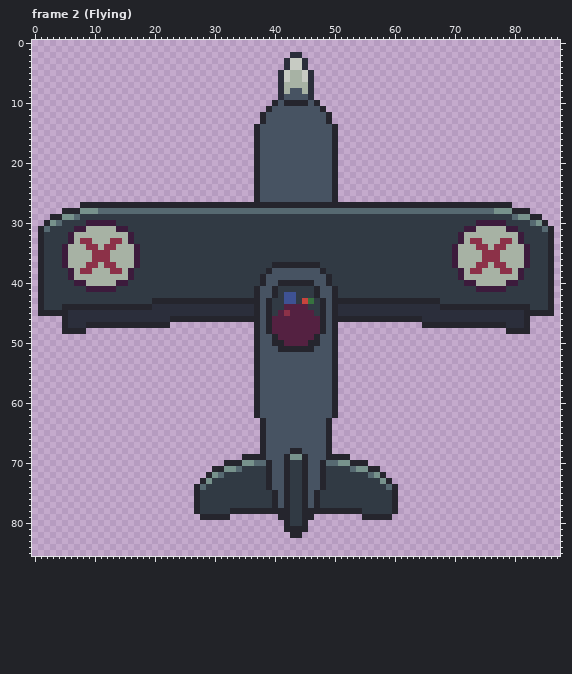
One commit to this pixel-art file: _asset_builder/EnemyPlane.aseprite. Above is the file before it was changed.
88x86 pixels, 15 frames. Shown: frame 2 (Flying). The commit also changed other frames, which this record leaves out.
The same view after the edit:
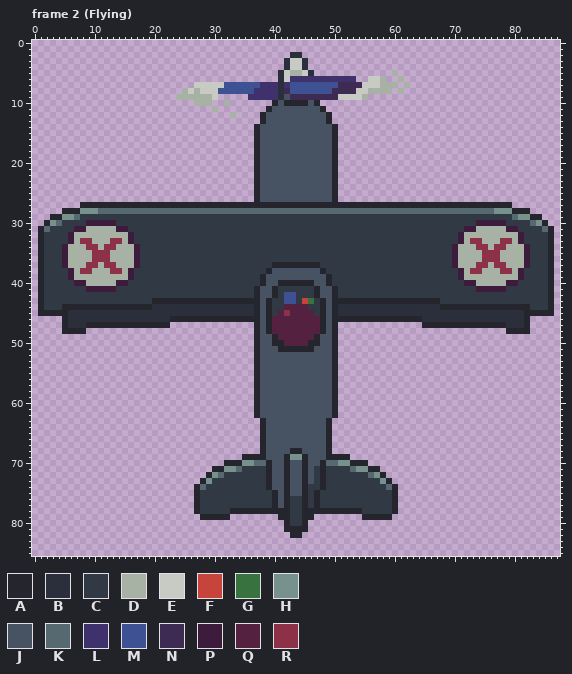
Palette (. is transparent): A #25252d  B #2b2e3b  C #313a44  D #a7b2a4  E #c7cbc3  F #c7443d  G #37723f  H #77928c  J #475362  K #566971  L #3f326c  M #3e5293  N #3d2b54  P #3c1b3c  Q #542141  R #8c3148
What changed:
layer "Body" added
layer "Propeller" added
layer "Layer 1" removed
Frame 2 (Flying), layers "Propeller", "Body":
y 5: x 60 . -> D
y 6: x 43..53 DDEB....... -> LLLLLLLLLLL; x 56..58 ... -> EED; x 61 . -> D
y 7: x 27..40 .............. -> EEEEEMMMMMMLLL; x 42..60 DDDDB.............. -> LMMMMMMMMNNNNEEEDDD; x 62 . -> D
y 8: x 25..40 ................ -> DEDEEEMMMMMMLLLL; x 42..59 DJJDB............. -> NMMMMMMMNNNNEEDDDD; x 61 . -> D
y 9: x 24..30 ....... -> DDDDDDE; x 36..40 ..... -> LLLLL; x 43..55 JJJB......... -> NNNNNNNNEEEED
y 10: x 27..29 ... -> DDD; x 32 . -> D
y 11: x 30 . -> D
y 12: x 33 . -> D
y 70: x 43..44 CC -> JJ
y 71..73: x 43..44 CC -> JJ; x 47 J -> C
y 74: x 43..44 CC -> JJ; x 46..47 JJ -> CC
y 75: x 43..44 CC -> JJ; x 46 J -> C
y 76..77: x 46 J -> C
Where, in picture pixels (left, top, right, bottom), the same in both pictures:
changed: (176, 70, 410, 118)
changed: (290, 460, 320, 508)
